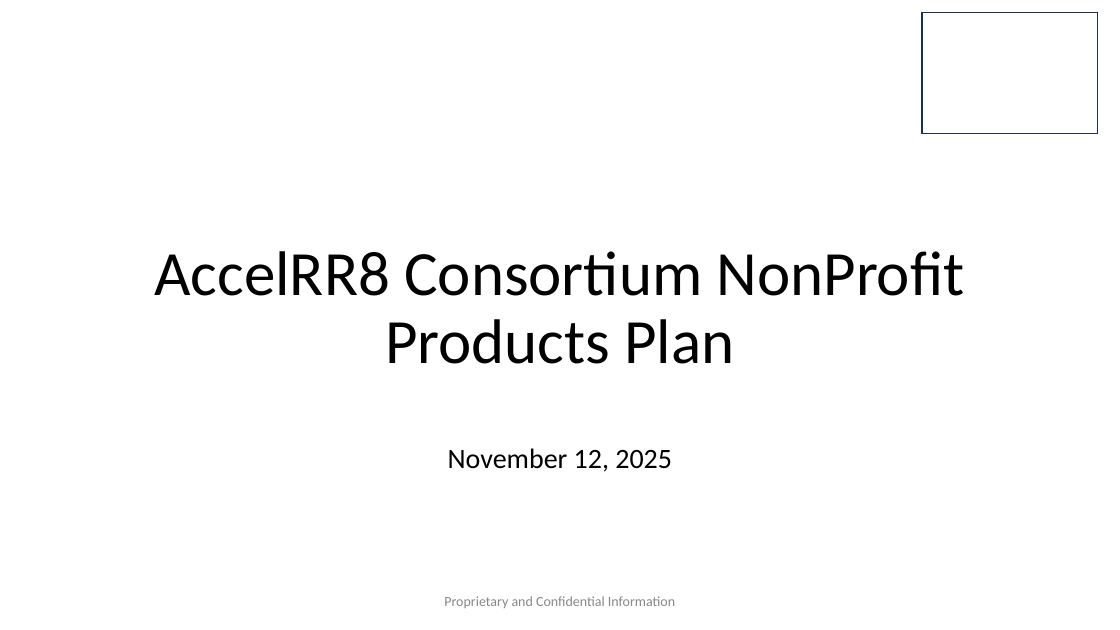
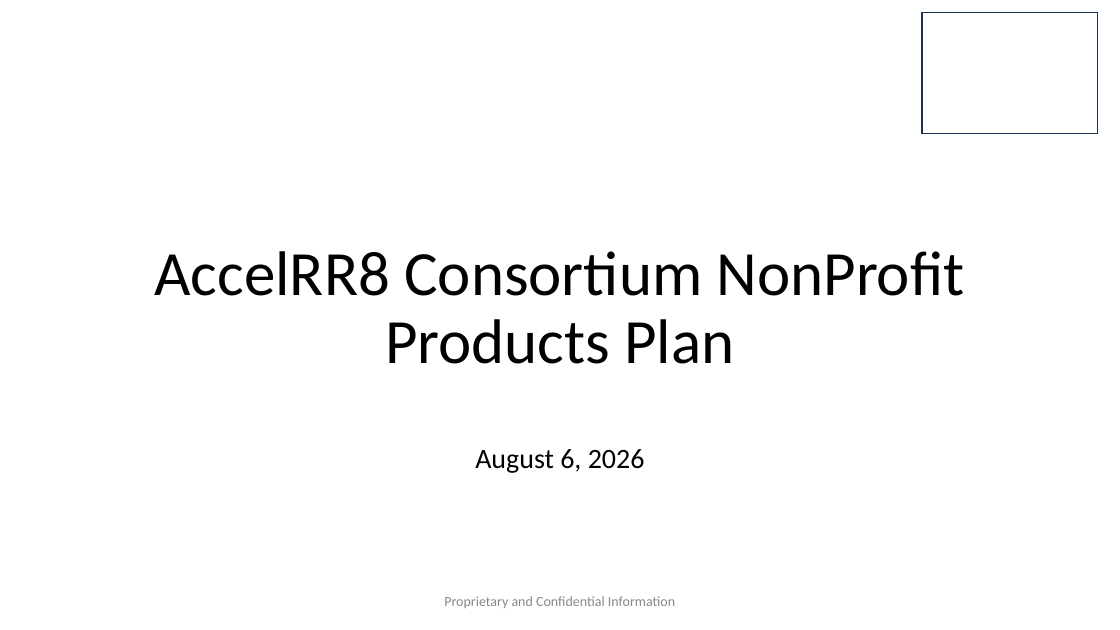
Before and after one commit to AccelRR8-Consortium-NonProfit/Management-Public, a slide deck: slide 1 of docs/2_Value_Creation/2a_Product/2a_Product_Management_Plan.pptx. Drawn at 1120x630 pixels with LibreOffice and Linux fonts; fonts in the diff are those of the drawing; background and template pictures are left out. Boxes give left, top, right and bottom in pixels: in the first picture for what was removed or moved away, otherwise in the second. Text is boxed around its words. In the diff, an @@ line names an element or a change of style, - is before the commit and + after.

Commit message:
Updated the Product Plan

```diff
--- a/docs/2_Value_Creation/2a_Product/2a_Product_Management_Plan.pptx
+++ b/docs/2_Value_Creation/2a_Product/2a_Product_Management_Plan.pptx
@@ subtitle at [475, 449, 645, 473]: text changed @@
-November 12, 2025
+August 6, 2026
```
Also in this commit, not shown: 11 slides removed, 4 other files.
